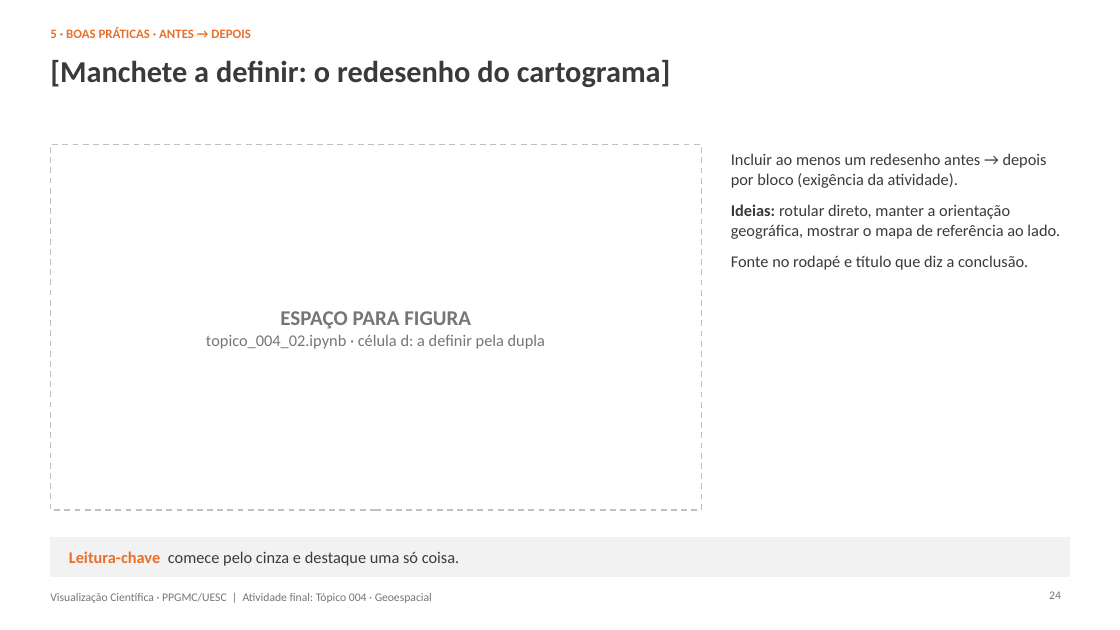
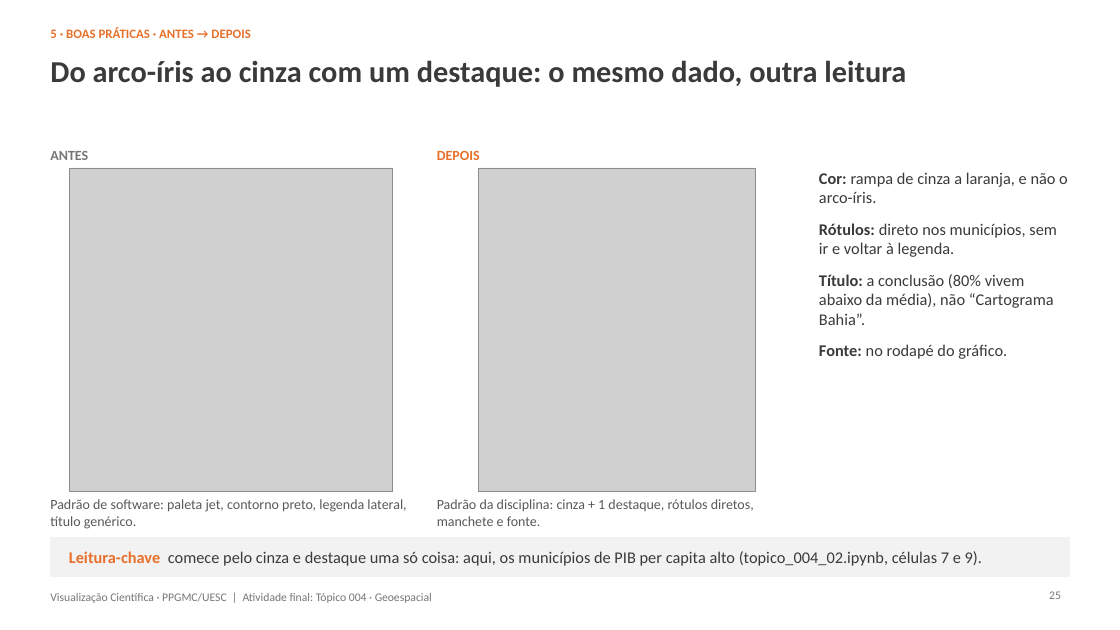
Before and after one commit to John-Parsec/scientific-visualization-geospatial, a slide deck: slide 25 of slides.pptx (slide 24 before the commit). Drawn at 1120x630 pixels with LibreOffice and Linux fonts; fonts in the diff are those of the drawing; grey boxes stand for pictures; background and template pictures are left out. Boxes give left, top, right and bottom in pixels: in the first picture for what was removed or moved away, otherwise in the second. Text is boxed around its words. In the diff, an @@ line names an element or a change of style, - is before the commit and + after.

```diff
--- a/slides.pptx
+++ b/slides.pptx
@@ title at [50,60,906,87]: text changed @@
-[Manchete a definir: o redesenho do cartograma]
+Do arco-íris ao cinza com um destaque: o mesmo dado, outra leitura
@@ rectangle removed at [50,145,702,510] @@
@@ text added at [50,151,88,160], 12 pt, text #767676, bold @@
+ANTES
@@ picture added at [69,168,392,492] @@
@@ text added at [437,151,480,160], 12 pt, text #E8702A, bold @@
+DEPOIS
@@ picture added at [479,168,756,492] @@
@@ text at [819,172,1068,359]: text changed @@
-Incluir ao menos um redesenho antes → depois por bloco (exigência da atividade).
-Ideias: rotular direto, manter a orientação geográfica, mostrar o mapa de referência ao lado.
-Fonte no rodapé e título que diz a conclusão.
+Cor: rampa de cinza a laranja, e não o arco-íris.
+Rótulos: direto nos municípios, sem ir e voltar à legenda.
+Título: a conclusão (80% vivem abaixo da média), não “Cartograma Bahia”.
+Fonte: no rodapé do gráfico.
@@ text removed at [206,311,545,349] @@
-ESPAÇO PARA FIGURA
-topico_004_02.ipynb · célula d: a definir pela dupla
@@ text added at [50,499,406,529], 12 pt, text #595959 @@
+Padrão de software: paleta jet, contorno preto, legenda lateral, título genérico.
@@ text added at [437,499,754,526], 12 pt, text #595959 @@
+Padrão da disciplina: cinza + 1 destaque, rótulos diretos, manchete e fonte.
@@ text at [69,551,982,566]: text changed @@
-Leitura-chave comece pelo cinza e destaque uma só coisa.
+Leitura-chave comece pelo cinza e destaque uma só coisa: aqui, os municípios de PIB per capita alto (topico_004_02.ipynb, células 7 e 9).
@@ page number at [1049,591,1061,599]: text changed @@
-24
+25
```
Also in this commit, not shown: 44 other slides changed, 4 slides added, 3 slides removed.
